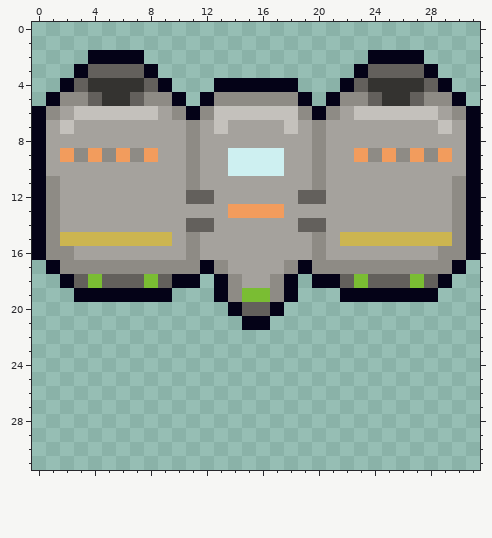
Two versions of one pixel-art file, Art/Textures/Enemies/Hauler/hauler.aseprite. The picture above was drawn from the file before the commit.
32x32 pixels, 1 frame.
Now the later version:
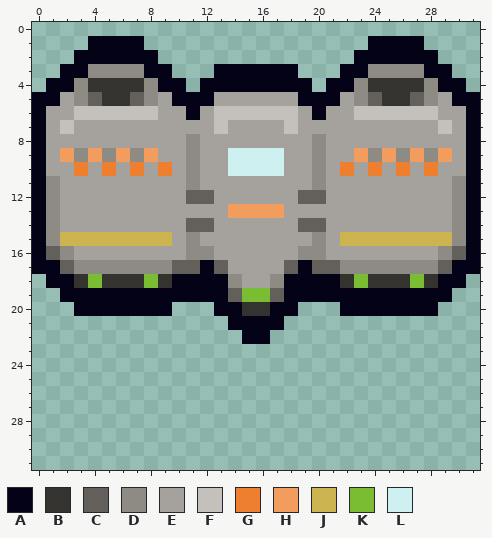
Palette (. is transparent): A #040217  B #343330  C #63605c  D #8e8b85  E #a5a29d  F #c4c1bc  G #ee7f2f  H #f29c5d  J #ccb550  K #7abd33  L #cef0f1
From old to new:
{"y":1,"x":4,"old":"....","new":"AAAA"}
{"y":1,"x":24,"old":"....","new":"AAAA"}
{"y":2,"x":3,"old":".","new":"A"}
{"y":2,"x":8,"old":".","new":"A"}
{"y":2,"x":23,"old":".","new":"A"}
{"y":2,"x":28,"old":".","new":"A"}
{"y":3,"x":2,"old":".","new":"A"}
{"y":3,"x":4,"old":"CCCC","new":"DDDD"}
{"y":3,"x":9,"old":".","new":"A"}
{"y":3,"x":13,"old":"......","new":"AAAAAA"}
{"y":3,"x":22,"old":".","new":"A"}
{"y":3,"x":24,"old":"CCCC","new":"DDDD"}
{"y":3,"x":29,"old":".","new":"A"}
{"y":4,"x":1,"old":".","new":"A"}
{"y":4,"x":3,"old":"C","new":"D"}
{"y":4,"x":8,"old":"C","new":"D"}
{"y":4,"x":10,"old":".","new":"A"}
{"y":4,"x":12,"old":".","new":"A"}
{"y":4,"x":19,"old":".","new":"A"}
{"y":4,"x":21,"old":".","new":"A"}
{"y":4,"x":23,"old":"C","new":"D"}
{"y":4,"x":28,"old":"C","new":"D"}
{"y":4,"x":30,"old":".","new":"A"}
{"y":5,"x":0,"old":".","new":"A"}
{"y":5,"x":2,"old":"D","new":"E"}
{"y":5,"x":9,"old":"D","new":"E"}
{"y":5,"x":11,"old":".","new":"A"}
{"y":5,"x":13,"old":"DDDDDD","new":"EEEEEE"}
{"y":5,"x":20,"old":".","new":"A"}
{"y":5,"x":22,"old":"D","new":"E"}
{"y":5,"x":29,"old":"D","new":"E"}
{"y":5,"x":31,"old":".","new":"A"}
{"y":6,"x":1,"old":"D","new":"E"}
{"y":6,"x":10,"old":"D","new":"E"}
{"y":6,"x":12,"old":"D","new":"E"}
{"y":6,"x":19,"old":"D","new":"E"}
{"y":6,"x":21,"old":"D","new":"E"}
{"y":6,"x":30,"old":"D","new":"E"}
{"y":7,"x":11,"old":"D","new":"E"}
{"y":7,"x":20,"old":"D","new":"E"}
{"y":10,"x":3,"old":"E","new":"G"}
{"y":10,"x":5,"old":"E","new":"G"}
{"y":10,"x":7,"old":"E","new":"G"}
{"y":10,"x":9,"old":"E","new":"G"}
{"y":10,"x":22,"old":"E","new":"G"}
{"y":10,"x":24,"old":"E","new":"G"}
{"y":10,"x":26,"old":"E","new":"G"}
{"y":10,"x":28,"old":"E","new":"G"}
{"y":16,"x":1,"old":"D","new":"C"}
{"y":16,"x":12,"old":"E","new":"D"}
{"y":16,"x":19,"old":"E","new":"D"}
{"y":16,"x":30,"old":"D","new":"C"}
{"y":17,"x":0,"old":".","new":"A"}
{"y":17,"x":2,"old":"D","new":"C"}
{"y":17,"x":10,"old":"DD","new":"CC"}
{"y":17,"x":13,"old":"D","new":"C"}
{"y":17,"x":18,"old":"D","new":"C"}
{"y":17,"x":20,"old":"DD","new":"CC"}
{"y":17,"x":29,"old":"D","new":"C"}
{"y":17,"x":31,"old":".","new":"A"}
{"y":18,"x":1,"old":".","new":"A"}
{"y":18,"x":3,"old":"C","new":"B"}
{"y":18,"x":5,"old":"CCC","new":"BBB"}
{"y":18,"x":9,"old":"C","new":"B"}
{"y":18,"x":12,"old":".","new":"A"}
{"y":18,"x":19,"old":".","new":"A"}
{"y":18,"x":22,"old":"C","new":"B"}
{"y":18,"x":24,"old":"CCC","new":"BBB"}
{"y":18,"x":28,"old":"C","new":"B"}
{"y":18,"x":30,"old":".","new":"A"}
{"y":19,"x":2,"old":".","new":"A"}
{"y":19,"x":10,"old":"...","new":"AAA"}
{"y":19,"x":14,"old":"D","new":"C"}
{"y":19,"x":17,"old":"D","new":"C"}
{"y":19,"x":19,"old":"...","new":"AAA"}
{"y":19,"x":29,"old":".","new":"A"}
{"y":20,"x":3,"old":".......","new":"AAAAAAA"}
{"y":20,"x":13,"old":".","new":"A"}
{"y":20,"x":15,"old":"CC","new":"BB"}
{"y":20,"x":18,"old":".","new":"A"}
{"y":20,"x":22,"old":".......","new":"AAAAAAA"}
{"y":21,"x":14,"old":".","new":"A"}
{"y":21,"x":17,"old":".","new":"A"}
{"y":22,"x":15,"old":"..","new":"AA"}
{"label":"changed","picture_box":[32,36,480,176]}
{"label":"changed","picture_box":[32,246,480,344]}
